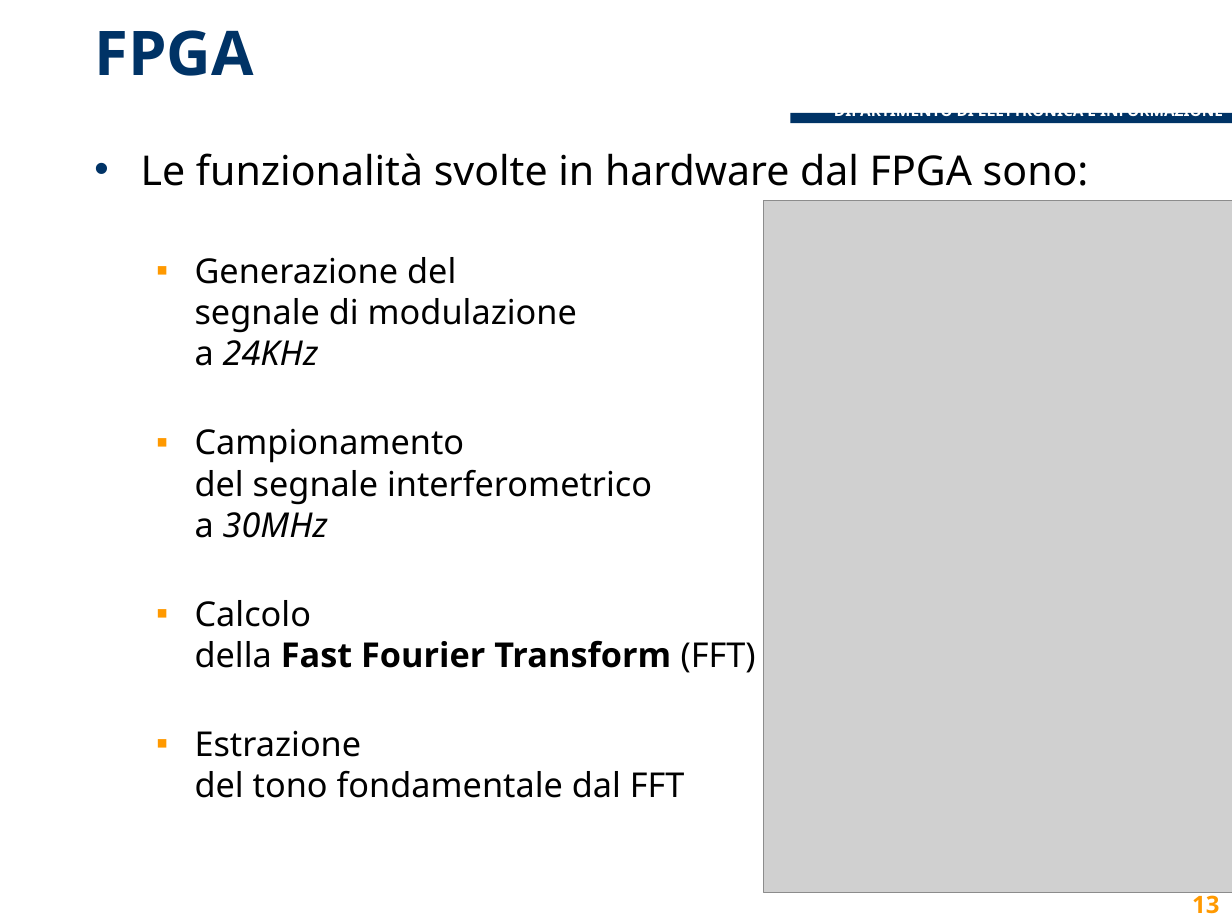
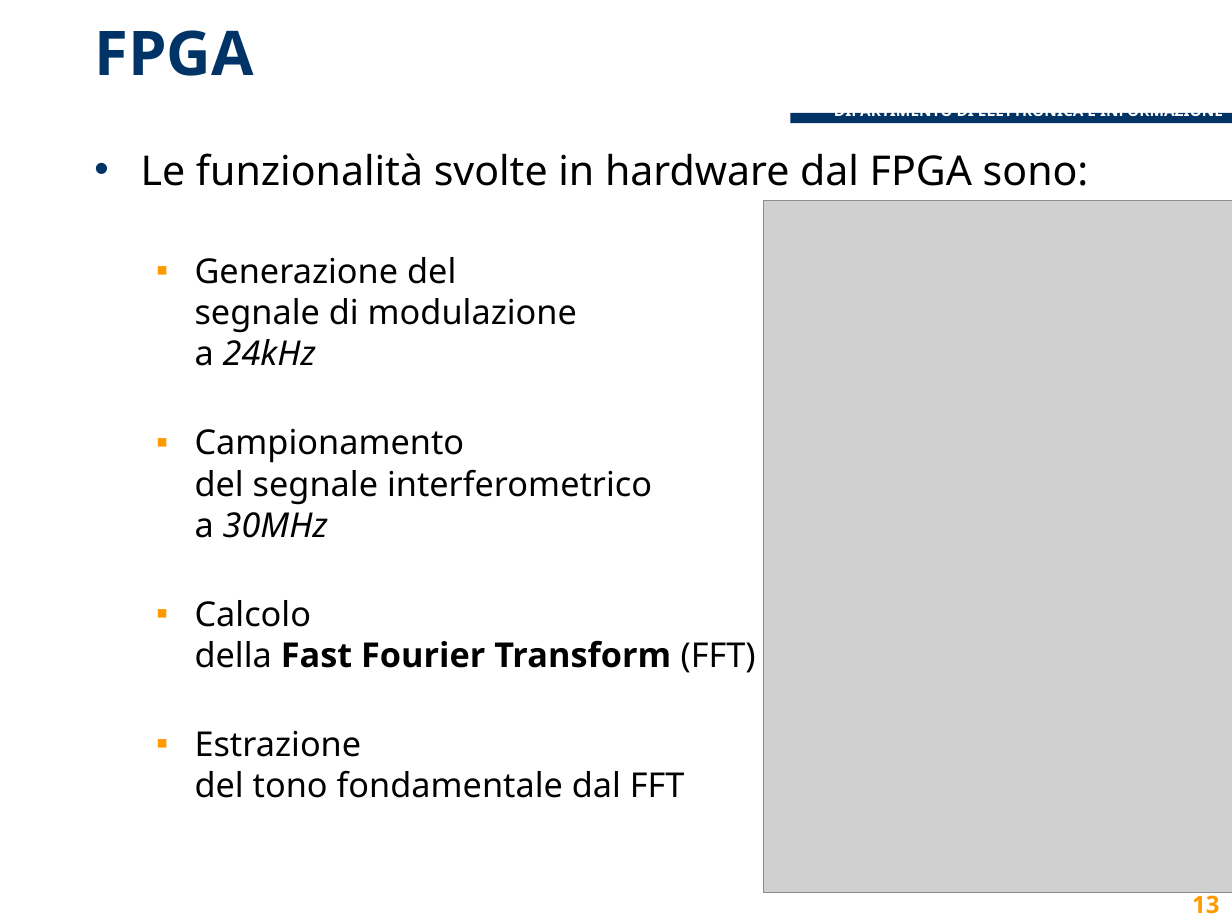
Before and after one commit to lcavagnispolimi/thesis_latex, a slide deck: slide 13 of presentazione_discussione.pptx. Drawn at 1232x924 pixels with LibreOffice and Linux fonts; fonts in the diff are those of the drawing; grey boxes stand for pictures; background and template pictures are left out. Boxes give left, top, right and bottom in pixels: in the first picture for what was removed or moved away, otherwise in the second. Text is boxed around its words. In the diff, an @@ line names an element or a change of style, - is before the commit and + after.

```diff
--- a/presentazione_discussione.pptx
+++ b/presentazione_discussione.pptx
@@ text at <box>195,257,577,366</box>: text changed @@
-  ▪ Generazione del
-    segnale di modulazione
-    a 24KHz
+  ▪ Generazione del
+    segnale di modulazione
+    a 24kHz
```
Also in this commit, not shown: 3 other slides changed.
